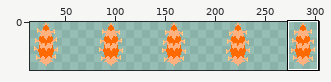
File history of a sprite sheet, Fgj22.App/Content/Macrotardigrade.png. Above, an overview of the earlier version with the close-up marked.
Close-up. Old version:
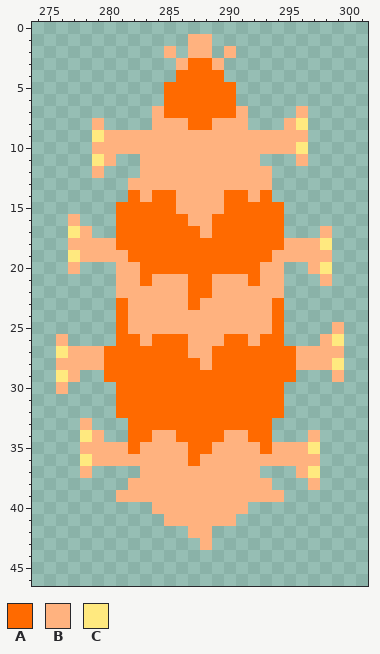
The file is 320x64 pixels. Shown: x 274..301, y 0..46. The old version is drawn lined up with the new one. The wide view leaves out empty margins. The commit also changed other parts of the picture, which this record leaves out.
Palette (. is transparent): A #ff6a00  B #ffb27f  C #ffe97f
Pixels before, first column x 276:
 1 ...........BB...........
 2 .........B.BB.B.........
 3 ..........BAAB..........
 4 ..........AAAA..........
 5 .........AAAAAA.........
 6 .........AAAAAA.........
 7 ........BAAAAAAB....B...
 8 ...B....BBBAABBB...BC...
 9 ...CBBBBBBBBBBBBBBBBB...
10 ...BBBBBBBBBBBBBBBBBC...
11 ...CB..BBBBBBBBBB...B...
12 ...B...BBBBBBBBBBB......
13 ......BBBBBBBBBBBB......
14 ......ABAABBBBAABA......
15 .....AAAAABBBBAAAAA.....
16 .B...AAAAAABBAAAAAA.....
17 .CB..AAAAAAABAAAAAA...B.
18 .BBBBAAAAAAAAAAAAAABBBC.
19 .CBBBBAAAAAAAAAAAABBBBB.
20 .B...BBAAAAAAAAAABB..BC.
21 .....BBABBBAABBBABB...B.
22 .....BBBBBBAABBBBBB.....
23 .....ABBBBBABBBBBBA.....
24 .....ABBBBBBBBBBBBA.....
25 .....ABBBBBBBBBBBBA....B
26 B....AABAAABBBAABAA...BC
27 CBBBAAAAAAABBAAAAAAABBBB
28 BBBBAAAAAAAABAAAAAAABBBC
29 CB..AAAAAAAAAAAAAAAA...B
30 B....AAAAAAAAAAAAAA.....
31 .....AAAAAAAAAAAAAA.....
32 .....AAAAAAAAAAAAAA.....
33 ..B...AAAAAAAAAAAA......
34 ..CB..AABBAAAABBAA...B..
35 ..BBBBABBBBAABBBBABBBC..
36 ..CBBBBBBBBABBBBBBBBBB..
37 ..B....BBBBBBBBBB...BC..
38 ......BBBBBBBBBBBB...B..
39 .....BBBBBBBBBBBBBB.....
40 ........BBBBBBBB........
41 .........BBBBBB.........
42 ...........BB...........
43 ............B...........
After:
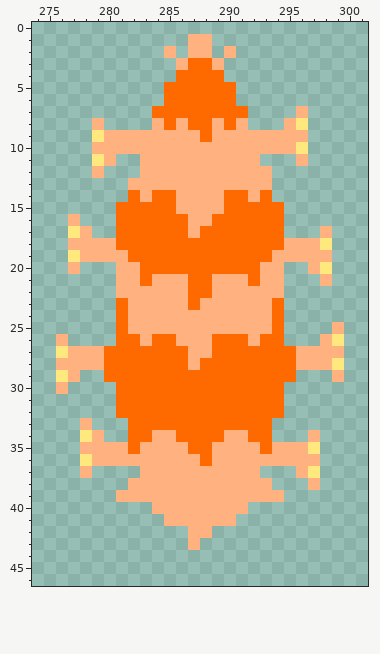
Diff:
drawings rearranged on the sheet (the old picture shows each at its new place)
y 7: x 284 B -> A; x 291 B -> A
y 8: x 285 B -> A; x 290 B -> A
y 9: x 288 B -> A
y 17: x 287..288 AB -> BA
y 26: x 286 A -> B; x 289 B -> A
y 28: x 287..288 AB -> BA
y 36: x 287..288 AB -> BA
y 43: x 287..288 .B -> B.
Boxes around the changes in both close-ups, in picture pixels (x1, y1, x2, y2):
changed: (152, 106, 248, 142)
changed: (188, 226, 212, 238)
changed: (176, 334, 224, 370)
changed: (188, 454, 212, 466)
changed: (188, 538, 212, 550)
